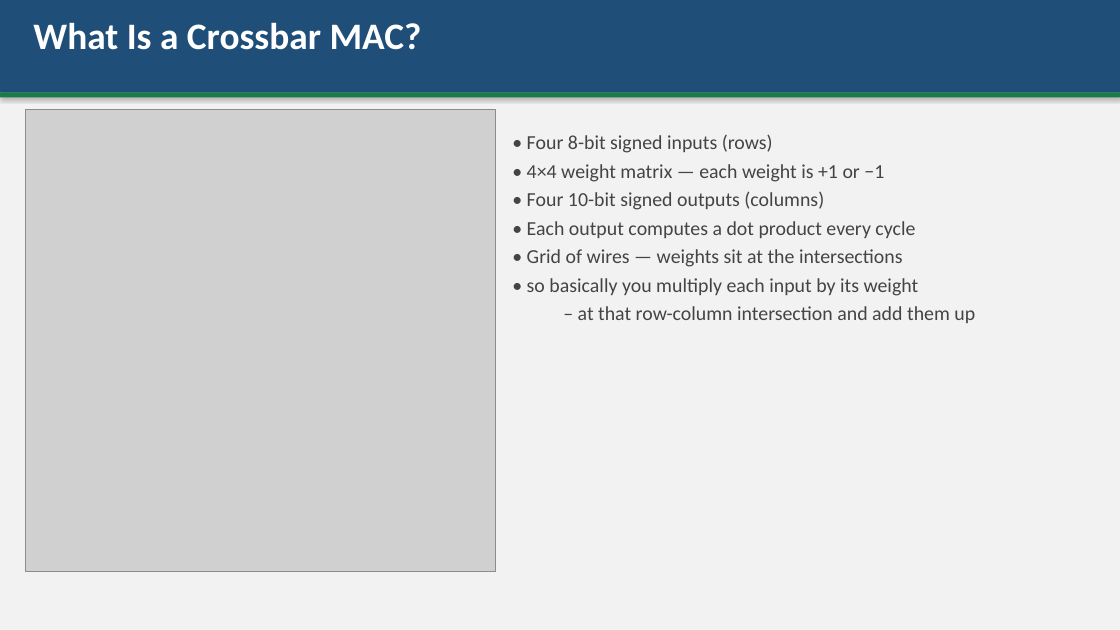
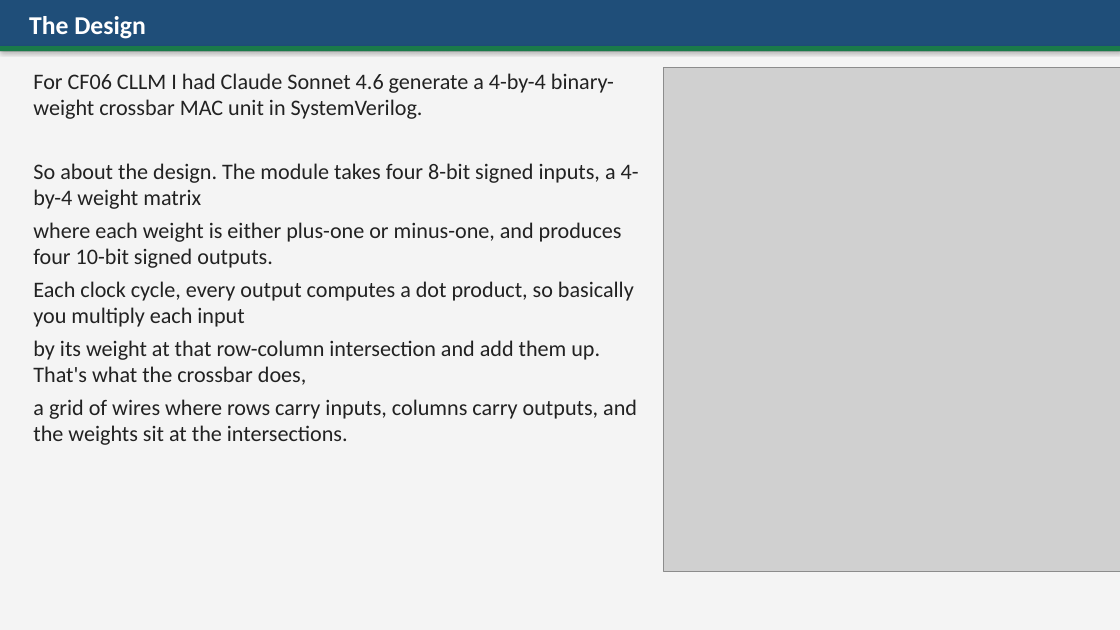
Before and after one commit to BaoPSU/ECE410-HW4AI, a slide deck: slide 2 of codefest/cf06/presentation/cf06_cllm_slides.pptx. Drawn at 1120x630 pixels with LibreOffice and Linux fonts; fonts in the diff are those of the drawing; grey boxes stand for pictures. Boxes give left, top, right and bottom in pixels: in the first picture for what was removed or moved away, otherwise in the second. Text is boxed around its words. In the diff, an @@ line names an element or a change of style, - is before the commit and + after.

```diff
--- a/codefest/cf06/presentation/cf06_cllm_slides.pptx
+++ b/codefest/cf06/presentation/cf06_cllm_slides.pptx
@@ rectangle: place and size @@
-rectangle at [0,0,1120,92]
+rectangle at [0,0,1120,46]
@@ rectangle at [0,0,1120,630]: fill #F2F2F2 to #F4F4F4 @@
@@ text added at [29,16,145,39], 22 pt, text #FFFFFF, bold @@
+The Design
@@ text removed at [33,22,422,50] @@
-What Is a Crossbar MAC?
@@ rectangle: place and size @@
-rectangle at [0,92,1120,97]
+rectangle at [0,46,1120,51]
@@ text added at [33,73,639,445], 19 pt, text #222222 @@
+For CF06 CLLM I had Claude Sonnet 4.6 generate a 4-by-4 binary-weight crossbar MAC unit in SystemVerilog.
+So about the design. The module takes four 8-bit signed inputs, a 4-by-4 weight matrix
+where each weight is either plus-one or minus-one, and produces four 10-bit signed outputs.
+Each clock cycle, every output computes a dot product, so basically you multiply each input
+by its weight at that row-column intersection and add them up. That's what the crossbar does,
+a grid of wires where rows carry inputs, columns carry outputs, and the weights sit at the intersections.
@@ picture: place and size @@
-picture at [25,109,496,571]
+picture at [664,67,1120,571]
@@ text removed at [527,134,975,323] @@
-• Four 8-bit signed inputs (rows)
-• 4×4 weight matrix — each weight is +1 or −1
-• Four 10-bit signed outputs (columns)
-• Each output computes a dot product every cycle
-• Grid of wires — weights sit at the intersections
-• so basically you multiply each input by its weight
-  – at that row-column intersection and add them up
```
Also in this commit, not shown: 3 other slides changed, 3 slides added, 4 slides removed, 1 other file.
